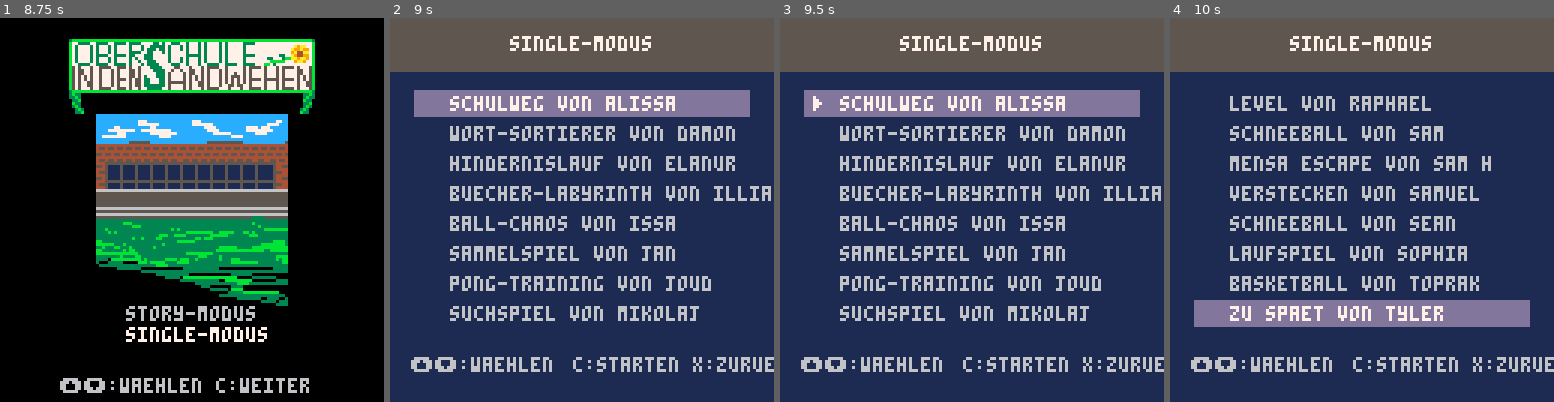
Above: before the commit, frames 1-4 (left to right).
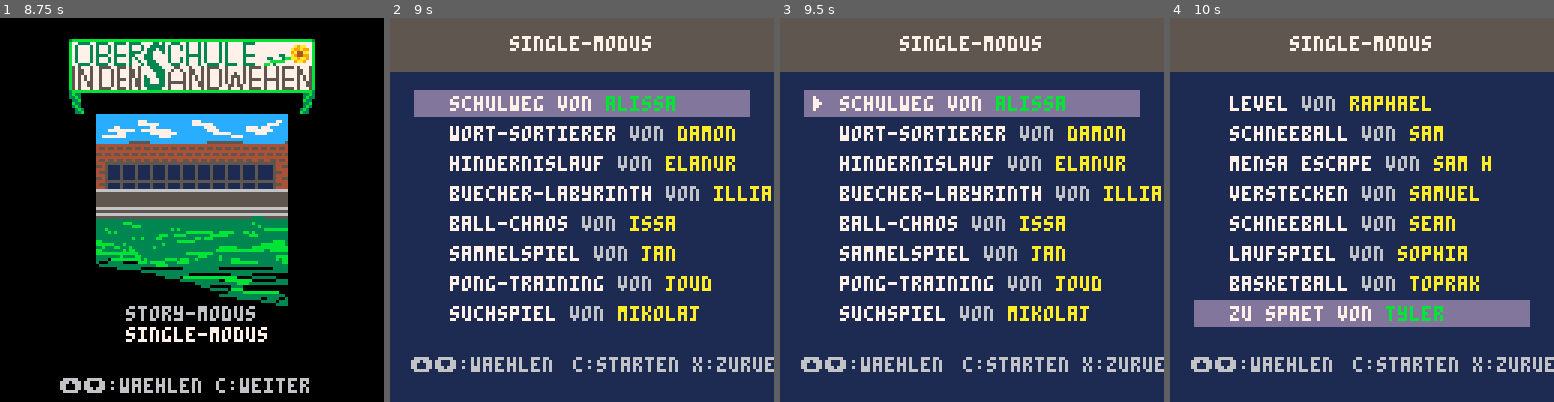
Above: after the commit, the same moments.

Repository: fpiesik/sursa_25-26
Game: PICO-8 cartridge sursa.p8
Same seed, same stepped clock (60 frames per second), same inputs: the game is played once before the commit and once after it.
Inputs:
- Up to frame 1 (8.75 s): tap X (X key) at 0.33, 1.07, 1.85, 2.97, 4.08, 5.2, 6.32, 7.43, 8.55 s; tap O (Z key) at 0.7, 1.7, 2.1, 2.5, 2.9, 3.3, 3.7, 4.1, 4.5, 4.9, 5.3, 5.7, 6.1, 6.5, 6.9, 7.3, 7.7, 8.1, 8.5 s; hold Up 2.15-2.42 s; hold Down 3.63-3.97 s; hold Up 4.73-5.03 s; hold Down 5.73-6.03 s; hold Up 7.18-7.45 s; hold Down from 8.67 s (still down)
- Up to frame 2 (9 s): keep holding Down; tap O (Z key) at 8.9 s
- Up to frame 3 (9.5 s): release Down at 9 s; tap O (Z key) at 9.3 s
- Up to frame 4 (10 s): tap X (X key) at 9.67 s; tap O (Z key) at 9.7 s; hold Up from 9.77 s (still down)

Frame 1 is identical in both runs. In frame 2, 7.4% of the frame differs, in the area x 15-100%, y 20-79%; in frame 3, 7.4%; in frame 4, 6.3%.

Commit message:
Configure single menu entry colors

Diff:
--- a/sursa.p8
+++ b/sursa.p8
@@ -8,6 +8,16 @@
 -- reorder this list later without touching
 -- the single level menu below.
 story_order={}
+
+-- single menu text colors
+-- change these values to adjust the
+-- contrast between description and author.
+single_desc_color=7
+single_author_color=10
+single_sel_desc_color=7
+single_sel_author_color=11
+single_by_color=6
+single_sel_by_color=7
 
 levels={
  {"games/alissa",  "schulweg",             "alissa"},
@@ -224,8 +234,25 @@
    c=7
    if blink<30 then print("▶",11,y,c) end
   end
-  print(levels[i][2].." von "..levels[i][3],20,y,c)
- end
+  draw_single_entry(i,20,y)
+ end
+end
+
+function draw_single_entry(i,x,y)
+ local desc=levels[i][2]
+ local author=levels[i][3]
+ local desc_color=single_desc_color
+ local by_color=single_by_color
+ local author_color=single_author_color
+ if i==level_sel then
+  desc_color=single_sel_desc_color
+  by_color=single_sel_by_color
+  author_color=single_sel_author_color
+ end
+ print(desc,x,y,desc_color)
+ local by_x=x+#desc*4
+ print(" von ",by_x,y,by_color)
+ print(author,by_x+20,y,author_color)
 end
 
 function draw_intro()
